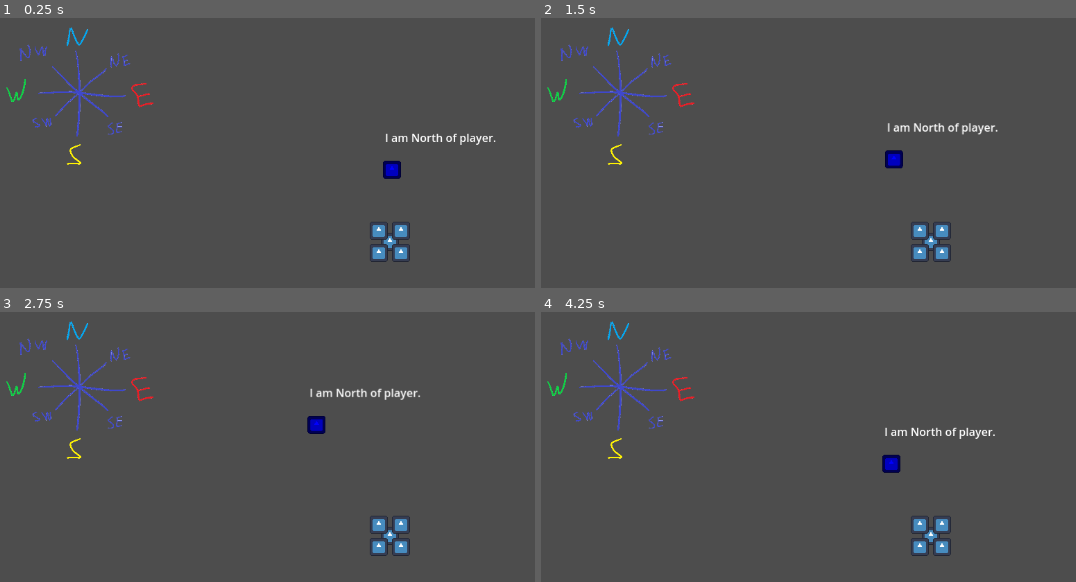
Above: before the commit, frames 1-4 (two rows, left to right).
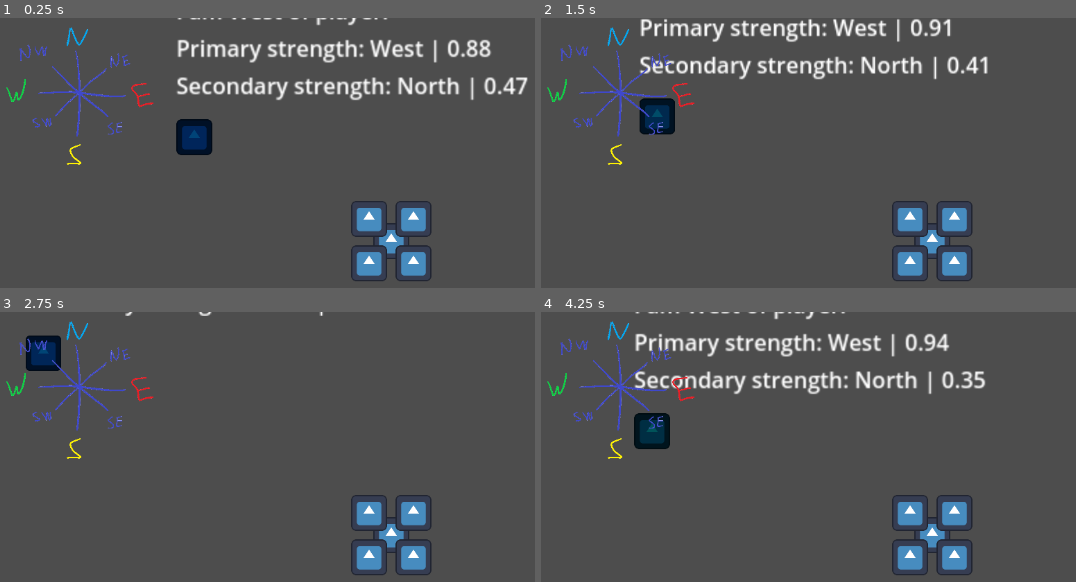
Above: after the commit, the same moments.

Repository: Noriclol/MathAssignment
Game: Godot game, scene res://Assignment/Assignment.tscn
Same seed, same stepped clock (60 frames per second), same inputs: the game is played once before the commit and once after it. Before the commit the project starts from res://Assignment1/Assignment1.tscn. The engine's default icon, where the game draws it, is replaced by a stand-in: a white triangle on a blue panel in a dark square.
Inputs:
- Up to frame 1 (0.25 s): no input
- Up to frame 2 (1.5 s): tap Enter at 0.5 s; hold Right (ui_right) 0.53-1.28 s; hold Down (ui_down) from 1.28 s (still down)
- Up to frame 3 (2.75 s): release Down (ui_down) at 2.03 s; hold Right (ui_right) from 2.03 s (still down)
- Up to frame 4 (4.25 s): release Right (ui_right) at 2.78 s; hold Up (ui_up) 2.78-3.53 s; hold Left (ui_left) from 3.53 s (still down)

The runs differ from the first frame. In frame 1, 8.4% of the frame differs, in the area x 32-99%, y 0-98%; in frame 2, 8.1%; in frame 3, 4.1%; in frame 4, 8.4%, in the area x 17-85%, y 0-98%.

Commit message:
Assignment 2: added smooth color transition to the color changes

Diff:
--- /dev/null
+++ b/Assignment/Assignment.tscn
@@ -0,0 +1,18 @@
+[gd_scene load_steps=3 format=3 uid="uid://xhgc7o2qe8a3"]
+
+[ext_resource type="PackedScene" uid="uid://cyyr0ybvkv05n" path="res://Assignment/Scenes/Player.tscn" id="1_afurc"]
+[ext_resource type="PackedScene" uid="uid://de1e4tfu7odtr" path="res://Assignment/Scenes/Enemy.tscn" id="2_anmxr"]
+
+[node name="Node2D" type="Node2D"]
+
+[node name="Player" parent="." instance=ExtResource("1_afurc")]
+position = Vector2(-2, -3)
+speed = 75
+
+[node name="Camera2D" type="Camera2D" parent="Player"]
+position = Vector2(-2, 1)
+zoom = Vector2(2, 2)
+
+[node name="Enemy" parent="." node_paths=PackedStringArray("player") instance=ExtResource("2_anmxr")]
+position = Vector2(-144, -78)
+player = NodePath("../Player")
--- /dev/null
+++ b/Assignment/Scenes/Enemy.tscn
@@ -0,0 +1,65 @@
+[gd_scene load_steps=11 format=3 uid="uid://de1e4tfu7odtr"]
+
+[ext_resource type="Script" path="res://Assignment/Scripts/Enemy.gd" id="1_1l7ve"]
+[ext_resource type="Texture2D" uid="uid://cx7dyqvqhofnn" path="res://icon.svg" id="2_hm5ek"]
+[ext_resource type="Script" path="res://Assignment/Scripts/StateMachine.gd" id="3_hcusy"]
+[ext_resource type="Script" path="res://Assignment/Scripts/states/position/StatePositionNorth.gd" id="4_den8c"]
+[ext_resource type="Script" path="res://Assignment/Scripts/states/position/StatePositionSouth.gd" id="5_7d36r"]
+[ext_resource type="Script" path="res://Assignment/Scripts/states/position/StatePositionWest.gd" id="6_ant3b"]
+[ext_resource type="Script" path="res://Assignment/Scripts/states/position/StatePositionEast.gd" id="7_ske81"]
+[ext_resource type="Script" path="res://Assignment/Scripts/states/position/StatePositionUndecided.gd" id="8_uq3gu"]
+[ext_resource type="PackedScene" uid="uid://ynxvarw4ox4o" path="res://Assignment/Scenes/InfoPanel.tscn" id="9_uj50r"]
+
+[sub_resource type="CircleShape2D" id="CircleShape2D_kv1qn"]
+radius = 14.0
+
+[node name="Enemy" type="Area2D"]
+script = ExtResource("1_1l7ve")
+
+[node name="Sprite2D" type="Sprite2D" parent="."]
+scale = Vector2(0.2, 0.2)
+texture = ExtResource("2_hm5ek")
+
+[node name="CollisionShape2D" type="CollisionShape2D" parent="."]
+shape = SubResource("CircleShape2D_kv1qn")
+
+[node name="StateMachine" type="Node" parent="." node_paths=PackedStringArray("start_state")]
+script = ExtResource("3_hcusy")
+start_state = NodePath("StatePositionUndecided")
+
+[node name="StatePositionNorth" type="Node" parent="StateMachine" node_paths=PackedStringArray("state_position_south", "state_position_west", "state_position_east")]
+script = ExtResource("4_den8c")
+state_position_south = NodePath("../StatePositionSouth")
+state_position_west = NodePath("../StatePositionWest")
+state_position_east = NodePath("../StatePositionEast")
+
+[node name="StatePositionSouth" type="Node" parent="StateMachine" node_paths=PackedStringArray("state_position_north", "state_position_west", "state_position_east")]
+script = ExtResource("5_7d36r")
+state_position_north = NodePath("../StatePositionNorth")
+state_position_west = NodePath("../StatePositionWest")
+state_position_east = NodePath("../StatePositionEast")
+
+[node name="StatePositionWest" type="Node" parent="StateMachine" node_paths=PackedStringArray("state_position_north", "state_position_south", "state_position_east")]
+script = ExtResource("6_ant3b")
+state_position_north = NodePath("../StatePositionNorth")
+state_position_south = NodePath("../StatePositionSouth")
+state_position_east = NodePath("../StatePositionEast")
+
+[node name="StatePositionEast" type="Node" parent="StateMachine" node_paths=PackedStringArray("state_position_north", "state_position_south", "state_position_west")]
+script = ExtResource("7_ske81")
+state_position_north = NodePath("../StatePositionNorth")
+state_position_south = NodePath("../StatePositionSouth")
+state_position_west = NodePath("../StatePositionWest")
+
+[node name="StatePositionUndecided" type="Node" parent="StateMachine" node_paths=PackedStringArray("state_position_north", "state_position_south", "state_position_west", "state_position_east")]
+script = ExtResource("8_uq3gu")
+state_position_north = NodePath("../StatePositionNorth")
+state_position_south = NodePath("../StatePositionSouth")
+state_position_west = NodePath("../StatePositionWest")
+state_position_east = NodePath("../StatePositionEast")
+
+[node name="InfoPanel" parent="." instance=ExtResource("9_uj50r")]
+offset_left = -13.0
+offset_top = -103.0
+offset_right = 50.0
+offset_bottom = -17.0
--- /dev/null
+++ b/Assignment/Scenes/InfoPanel.tscn
@@ -0,0 +1,31 @@
+[gd_scene load_steps=2 format=3 uid="uid://ynxvarw4ox4o"]
+
+[ext_resource type="Script" path="res://Assignment/Scripts/InfoPanel.gd" id="1_dq4ro"]
+
+[node name="InfoPanel" type="VBoxContainer"]
+anchors_preset = 4
+anchor_top = 0.5
+anchor_bottom = 0.5
+offset_top = -325.0
+offset_right = 63.0
+offset_bottom = -239.0
+grow_vertical = 2
+size_flags_horizontal = 0
+script = ExtResource("1_dq4ro")
+
+[node name="Label" type="Label" parent="."]
+layout_mode = 2
+text = "Info:"
+
+[node name="Label2" type="Label" parent="."]
+layout_mode = 2
+text = "position"
+
+[node name="Label3" type="Label" parent="."]
+layout_mode = 2
+text = "Info:"
+
+[node name="Label4" type="Label" parent="."]
+visible = false
+layout_mode = 2
+text = "Info:"
--- a/Assignment1/Scenes/Player.tscn
+++ b/Assignment/Scenes/Player.tscn
@@ -1,37 +1,37 @@
 [gd_scene load_steps=4 format=3 uid="uid://cyyr0ybvkv05n"]
 
-[ext_resource type="Script" path="res://Assignment1/Scripts/Player.gd" id="1_ftfqa"]
-[ext_resource type="Texture2D" uid="uid://cx7dyqvqhofnn" path="res://icon.svg" id="1_yuea1"]
+[ext_resource type="Script" path="res://Assignment/Scripts/Player.gd" id="1_evv61"]
+[ext_resource type="Texture2D" uid="uid://cx7dyqvqhofnn" path="res://icon.svg" id="2_flmt3"]
 
 [sub_resource type="CircleShape2D" id="CircleShape2D_kv1qn"]
 radius = 14.0
 
 [node name="Player" type="CharacterBody2D"]
-script = ExtResource("1_ftfqa")
+script = ExtResource("1_evv61")
 
 [node name="Sprite2D" type="Sprite2D" parent="."]
 scale = Vector2(0.2, 0.2)
-texture = ExtResource("1_yuea1")
+texture = ExtResource("2_flmt3")
 
 [node name="Sprite2D2" type="Sprite2D" parent="."]
 position = Vector2(16, -16)
 scale = Vector2(0.2, 0.2)
-texture = ExtResource("1_yuea1")
+texture = ExtResource("2_flmt3")
 
 [node name="Sprite2D3" type="Sprite2D" parent="."]
 position = Vector2(-16, -16)
 scale = Vector2(0.2, 0.2)
-texture = ExtResource("1_yuea1")
+texture = ExtResource("2_flmt3")
 
 [node name="Sprite2D4" type="Sprite2D" parent="."]
 position = Vector2(-16, 16)
 scale = Vector2(0.2, 0.2)
-texture = ExtResource("1_yuea1")
+texture = ExtResource("2_flmt3")
 
 [node name="Sprite2D5" type="Sprite2D" parent="."]
 position = Vector2(16, 16)
 scale = Vector2(0.2, 0.2)
-texture = ExtResource("1_yuea1")
+texture = ExtResource("2_flmt3")
 
 [node name="CollisionShape2D" type="CollisionShape2D" parent="."]
 shape = SubResource("CircleShape2D_kv1qn")
--- /dev/null
+++ b/Assignment/Scripts/Enemy.gd
@@ -0,0 +1,150 @@
+
+extends Node2D
+class_name Enemy
+
+@export var player : CharacterBody2D
+@onready var statemachine : StateMachine = $StateMachine
+@onready var info_panel : VBoxContainer = $InfoPanel
+
+@onready var object_sprite : Sprite2D = $Sprite2D
+
+var forward: float = 0
+var right: float = 0
+
+var relative_position_primary : Global.PlayerDirection
+var relative_position_secondary : Global.PlayerDirection
+
+var color_quadrant : Global.quadrant
+
+
+var color_north : Color = Color.BLUE
+var color_south : Color = Color.YELLOW
+var color_west : Color = Color.WEB_GREEN
+var color_east : Color = Color.RED
+
+const RAD2DEG = 180.0 / PI
+
+func _ready() -> void:
+	statemachine.init(self as Enemy)
+	info_panel.enemy = self
+
+
+func _process(delta: float) -> void:
+	_check_relative_position()
+	_set_primary()
+	_set_secondary()
+	#info_panel._update_info()
+
+	statemachine.process_frame(delta)
+	_set_sprite_color_adv()
+
+
+
+func _fetch_color(pos:Global.PlayerDirection) -> Color:
+	match pos:
+		Global.PlayerDirection.North:
+			return color_north
+		Global.PlayerDirection.South:
+			return color_south
+		Global.PlayerDirection.West:
+			return color_west
+		Global.PlayerDirection.East:
+			return color_east
+	return "null"
+
+
+func _set_sprite_color_adv() -> void:
+	var _strength_primary = _get_strength(relative_position_primary)
+	var strength_secondary = _get_strength(relative_position_secondary)
+
+	var finalColor = _fetch_color(relative_position_primary).lerp(_fetch_color(relative_position_secondary),clampf(strength_secondary, 0.0, 0.5))
+	object_sprite.modulate = finalColor
+
+func _round_to_decimal(val:float) -> float:
+	var stepsize = 0.01
+	return roundf(val / stepsize) * stepsize
+
+func _get_strength(pos:Global.PlayerDirection) -> float:
+	match pos:
+		Global.PlayerDirection.North:
+			return  _round_to_decimal(forward)
+		Global.PlayerDirection.South:
+			return -_round_to_decimal(forward)
+		Global.PlayerDirection.West:
+			return  _round_to_decimal(right)
+		Global.PlayerDirection.East:
+			return -_round_to_decimal(right)
+	return 0
+
+func _check_relative_position() -> void:
+	var direction_to_player = (player.global_position - global_position).normalized()
+	forward = direction_to_player.y
+	right = direction_to_player.x
+
+
+func _set_primary() -> void:
+	if absf(forward) > absf(right):
+		if forward > 0:
+			relative_position_primary = Global.PlayerDirection.North
+			return
+
+		if forward < 0:
+			relative_position_primary = Global.PlayerDirection.South
+			return
+	#right
+	else:
+		if right > 0:
+			relative_position_primary = Global.PlayerDirection.West
+			return
+
+		if right < 0:
+			relative_position_primary = Global.PlayerDirection.East
+			return
+	return
+
+
+
+func _set_secondary() -> void:
+	if relative_position_primary == Global.PlayerDirection.North or  relative_position_primary == Global.PlayerDirection.South:
+		if right > 0:
+			relative_position_secondary = Global.PlayerDirection.West
+			return
+		if right < 0:
+			relative_position_secondary = Global.PlayerDirection.East
+			return
+	elif relative_position_primary == Global.PlayerDirection.West or  relative_position_primary == Global.PlayerDirection.East:
+		if forward > 0:
+			relative_position_secondary = Global.PlayerDirection.North
+			return
+		if forward < 0:
+			relative_position_secondary = Global.PlayerDirection.South
+			return
+	pass
+
+
+func _set_quadrant()-> void:
+	pass
+
+func _set_enum() -> void:
+	# forward
+	if absf(forward) > absf(right):
+		if forward > 0:
+			relative_position_primary = Global.PlayerDirection.North
+			return
+		if forward == 0:
+			pass
+		if forward < 0:
+			relative_position_primary = Global.PlayerDirection.South
+			return
+
+	#right
+	else:
+		if right > 0:
+			relative_position_primary = Global.PlayerDirection.West
+
+			return
+		if right == 0:
+			pass
+		if right < 0:
+			relative_position_primary = Global.PlayerDirection.East
+			return
--- a/Assignment1/Scripts/InfoPanel.gd
+++ b/Assignment/Scripts/InfoPanel.gd
@@ -1,14 +1,16 @@
 extends Node
 
 @onready var relative_pos : Label = $Label
+@onready var primary : Label = $Label2
+@onready var secondary : Label = $Label3
 
 @onready var enemy : Enemy
 
-
 func _update_info() -> void:
 	if enemy != null:
-		relative_pos.text = "I am " + _enum_to_string(enemy.relative_position) + " of player."
-
+		relative_pos.text = "I am " + _enum_to_string(enemy.relative_position_primary) + " of player."
+		primary.text = "Primary strength: " + _enum_to_string(enemy.relative_position_primary) + " | " + str(enemy._get_strength(enemy.relative_position_primary))
+		secondary.text =  "Secondary strength: " + _enum_to_string(enemy.relative_position_secondary) + " | " + str(enemy._get_strength(enemy.relative_position_secondary))
 
 func _enum_to_string(pos:Global.PlayerDirection) -> String:
 	match pos:
@@ -23,6 +25,8 @@
 	return "null"
 
 
+
+
 # Called every frame. 'delta' is the elapsed time since the previous frame.
 func _process(delta: float) -> void:
 	_update_info()
--- a/Assignment1/Scripts/global.gd
+++ b/Assignment/Scripts/global.gd
@@ -9,3 +9,11 @@
 	West,
 	East,
 }
+
+enum quadrant
+{
+	first,
+	second,
+	third,
+	fourth
+}
--- a/Assignment1/Scripts/states/position/StatePositionSouth.gd
+++ b/Assignment/Scripts/states/position/StatePositionEast.gd
@@ -1,9 +1,10 @@
-class_name StatePositionSouth
+class_name StatePositionEast
 extends State
 
 @export var state_position_north : StatePositionNorth
+@export var state_position_south: StatePositionSouth
 @export var state_position_west : StatePositionWest
-@export var state_position_east : StatePositionEast
+
 
 func _ready() -> void:
 	pass
@@ -15,17 +16,22 @@
 func exit() -> void:
 	super()
 
-func process_frame(_delta:float) -> State:
-	match parent.relative_position:
+
+func _eval_state() -> State:
+	match parent.relative_position_primary:
 		Global.PlayerDirection.North:
 			return state_position_north
 		Global.PlayerDirection.South:
-			return self
+			return state_position_south
 		Global.PlayerDirection.West:
 			return state_position_west
 		Global.PlayerDirection.East:
-			return state_position_east
+			return self
 	return self
+
+
+func process_frame(_delta:float) -> State:
+	return _eval_state()
 
 func process_physics(_delta:float) -> State:
 	return null
--- a/Assignment1/Scripts/states/position/StatePositionNorth.gd
+++ b/Assignment/Scripts/states/position/StatePositionNorth.gd
@@ -16,7 +16,7 @@
 	super()
 
 func process_frame(_delta:float) -> State:
-	match parent.relative_position:
+	match parent.relative_position_primary:
 		Global.PlayerDirection.North:
 			return self
 		Global.PlayerDirection.South:
--- a/Assignment1/Scripts/states/position/StatePositionWest.gd
+++ b/Assignment/Scripts/states/position/StatePositionSouth.gd
@@ -1,8 +1,8 @@
-class_name StatePositionWest
+class_name StatePositionSouth
 extends State
 
-@export var state_position_north: StatePositionNorth
-@export var state_position_south: StatePositionSouth
+@export var state_position_north : StatePositionNorth
+@export var state_position_west : StatePositionWest
 @export var state_position_east : StatePositionEast
 
 func _ready() -> void:
@@ -16,13 +16,13 @@
 	super()
 
 func process_frame(_delta:float) -> State:
-	match parent.relative_position:
+	match parent.relative_position_primary:
 		Global.PlayerDirection.North:
 			return state_position_north
 		Global.PlayerDirection.South:
-			return state_position_south
+			return self
 		Global.PlayerDirection.West:
-			return self
+			return state_position_west
 		Global.PlayerDirection.East:
 			return state_position_east
 	return self
--- a/Assignment1/Scripts/states/position/StatePositionEast.gd
+++ b/Assignment/Scripts/states/position/StatePositionUndecided.gd
@@ -1,9 +1,10 @@
-class_name StatePositionEast
+class_name StatePositionUndecided
 extends State
 
 @export var state_position_north : StatePositionNorth
-@export var state_position_south: StatePositionSouth
+@export var state_position_south : StatePositionSouth
 @export var state_position_west : StatePositionWest
+@export var state_position_east : StatePositionEast
 
 func _ready() -> void:
 	pass
@@ -15,9 +16,8 @@
 func exit() -> void:
 	super()
 
-
-func _eval_state() -> State:
-	match parent.relative_position:
+func process_frame(_delta:float) -> State:
+	match parent.relative_position_primary:
 		Global.PlayerDirection.North:
 			return state_position_north
 		Global.PlayerDirection.South:
@@ -25,12 +25,8 @@
 		Global.PlayerDirection.West:
 			return state_position_west
 		Global.PlayerDirection.East:
-			return self
+			return state_position_east
 	return self
-
-
-func process_frame(_delta:float) -> State:
-	return _eval_state()
 
 func process_physics(_delta:float) -> State:
 	return null
--- a/Assignment1/Scripts/states/position/StatePositionUndecided.gd
+++ b/Assignment/Scripts/states/position/StatePositionWest.gd
@@ -1,9 +1,8 @@
-class_name StatePositionUndecided
+class_name StatePositionWest
 extends State
 
-@export var state_position_north : StatePositionNorth
-@export var state_position_south : StatePositionSouth
-@export var state_position_west : StatePositionWest
+@export var state_position_north: StatePositionNorth
+@export var state_position_south: StatePositionSouth
 @export var state_position_east : StatePositionEast
 
 func _ready() -> void:
@@ -17,13 +16,13 @@
 	super()
 
 func process_frame(_delta:float) -> State:
-	match parent.relative_position:
+	match parent.relative_position_primary:
 		Global.PlayerDirection.North:
 			return state_position_north
 		Global.PlayerDirection.South:
 			return state_position_south
 		Global.PlayerDirection.West:
-			return state_position_west
+			return self
 		Global.PlayerDirection.East:
 			return state_position_east
 	return self
--- a/Assignment1/Assignment1.tscn
+++ /dev/null
@@ -1,17 +0,0 @@
-[gd_scene load_steps=3 format=3 uid="uid://xhgc7o2qe8a3"]
-
-[ext_resource type="PackedScene" uid="uid://de1e4tfu7odtr" path="res://Assignment1/Scenes/Enemy.tscn" id="2_eb444"]
-[ext_resource type="PackedScene" uid="uid://cyyr0ybvkv05n" path="res://Assignment1/Scenes/Player.tscn" id="2_sr7i2"]
-
-[node name="Node2D" type="Node2D"]
-
-[node name="Player" parent="." instance=ExtResource("2_sr7i2")]
-position = Vector2(-2, -3)
-speed = 75
-
-[node name="Camera2D" type="Camera2D" parent="Player"]
-position = Vector2(-2, 1)
-
-[node name="Enemy" parent="." node_paths=PackedStringArray("player") instance=ExtResource("2_eb444")]
-position = Vector2(1, -107)
-player = NodePath("../Player")
--- a/Assignment1/Scenes/Enemy.tscn
+++ /dev/null
@@ -1,65 +0,0 @@
-[gd_scene load_steps=11 format=3 uid="uid://de1e4tfu7odtr"]
-
-[ext_resource type="Script" path="res://Assignment1/Scripts/Enemy.gd" id="1_bifq5"]
-[ext_resource type="Texture2D" uid="uid://cx7dyqvqhofnn" path="res://icon.svg" id="2_mm0jj"]
-[ext_resource type="Script" path="res://Assignment1/Scripts/StateMachine.gd" id="3_g58km"]
-[ext_resource type="PackedScene" uid="uid://ynxvarw4ox4o" path="res://Assignment1/Scenes/InfoPanel.tscn" id="3_m43d2"]
-[ext_resource type="Script" path="res://Assignment1/Scripts/states/position/StatePositionNorth.gd" id="5_ux3vb"]
-[ext_resource type="Script" path="res://Assignment1/Scripts/states/position/StatePositionSouth.gd" id="6_vv0vs"]
-[ext_resource type="Script" path="res://Assignment1/Scripts/states/position/StatePositionWest.gd" id="7_nksy5"]
-[ext_resource type="Script" path="res://Assignment1/Scripts/states/position/StatePositionEast.gd" id="8_fhnax"]
-[ext_resource type="Script" path="res://Assignment1/Scripts/states/position/StatePositionUndecided.gd" id="9_v1mcg"]
-
-[sub_resource type="CircleShape2D" id="CircleShape2D_kv1qn"]
-radius = 14.0
-
-[node name="Enemy" type="Area2D"]
-script = ExtResource("1_bifq5")
-
-[node name="Sprite2D" type="Sprite2D" parent="."]
-scale = Vector2(0.2, 0.2)
-texture = ExtResource("2_mm0jj")
-
-[node name="CollisionShape2D" type="CollisionShape2D" parent="."]
-shape = SubResource("CircleShape2D_kv1qn")
-
-[node name="InfoPanel" parent="." instance=ExtResource("3_m43d2")]
-offset_left = 39.0
-offset_top = -58.0
-offset_right = 102.0
-offset_bottom = 58.0
-
-[node name="StateMachine" type="Node" parent="." node_paths=PackedStringArray("start_state")]
-script = ExtResource("3_g58km")
-start_state = NodePath("StatePositionUndecided")
-
-[node name="StatePositionNorth" type="Node" parent="StateMachine" node_paths=PackedStringArray("state_position_south", "state_position_west", "state_position_east")]
-script = ExtResource("5_ux3vb")
-state_position_south = NodePath("../StatePositionSouth")
-state_position_west = NodePath("../StatePositionWest")
-state_position_east = NodePath("../StatePositionEast")
-
-[node name="StatePositionSouth" type="Node" parent="StateMachine" node_paths=PackedStringArray("state_position_north", "state_position_west", "state_position_east")]
-script = ExtResource("6_vv0vs")
-state_position_north = NodePath("../StatePositionNorth")
-state_position_west = NodePath("../StatePositionWest")
-state_position_east = NodePath("../StatePositionEast")
-
-[node name="StatePositionWest" type="Node" parent="StateMachine" node_paths=PackedStringArray("state_position_north", "state_position_south", "state_position_east")]
-script = ExtResource("7_nksy5")
-state_position_north = NodePath("../StatePositionNorth")
-state_position_south = NodePath("../StatePositionSouth")
-state_position_east = NodePath("../StatePositionEast")
-
-[node name="StatePositionEast" type="Node" parent="StateMachine" node_paths=PackedStringArray("state_position_north", "state_position_south", "state_position_west")]
-script = ExtResource("8_fhnax")
-state_position_north = NodePath("../StatePositionNorth")
-state_position_south = NodePath("../StatePositionSouth")
-state_position_west = NodePath("../StatePositionWest")
-
-[node name="StatePositionUndecided" type="Node" parent="StateMachine" node_paths=PackedStringArray("state_position_north", "state_position_south", "state_position_west", "state_position_east")]
-script = ExtResource("9_v1mcg")
-state_position_north = NodePath("../StatePositionNorth")
-state_position_south = NodePath("../StatePositionSouth")
-state_position_west = NodePath("../StatePositionWest")
-state_position_east = NodePath("../StatePositionEast")
--- a/Assignment1/Scenes/InfoPanel.tscn
+++ /dev/null
@@ -1,30 +0,0 @@
-[gd_scene load_steps=2 format=3 uid="uid://ynxvarw4ox4o"]
-
-[ext_resource type="Script" path="res://Assignment1/Scripts/InfoPanel.gd" id="1_f5j18"]
-
-[node name="InfoPanel" type="VBoxContainer"]
-anchors_preset = 15
-anchor_right = 1.0
-anchor_bottom = 1.0
-grow_horizontal = 2
-grow_vertical = 2
-script = ExtResource("1_f5j18")
-
-[node name="Label" type="Label" parent="."]
-layout_mode = 2
-text = "Info:"
-
-[node name="Label2" type="Label" parent="."]
-visible = false
-layout_mode = 2
-text = "position"
-
-[node name="Label3" type="Label" parent="."]
-visible = false
-layout_mode = 2
-text = "Info:"
-
-[node name="Label4" type="Label" parent="."]
-visible = false
-layout_mode = 2
-text = "Info:"
--- a/Assignment1/Scripts/Enemy.gd
+++ /dev/null
@@ -1,69 +0,0 @@
-
-extends Node2D
-class_name Enemy
-
-@export var player : CharacterBody2D
-@onready var statemachine : StateMachine = $StateMachine
-@onready var info_panel : VBoxContainer = $InfoPanel
-
-@onready var object_sprite : Sprite2D = $Sprite2D
-
-var forward: float = 0
-var right: float = 0
-
-var relative_position : Global.PlayerDirection
-
-
-func _ready() -> void:
-	statemachine.init(self as Enemy)
-	info_panel.enemy = self
-
-
-func _process(delta: float) -> void:
-	_check_relative_position()
-	_set_enum()
-
-	statemachine.process_frame(delta)
-	_set_sprite_color()
-
-
-func _set_sprite_color() -> void:
-	if statemachine.current_state is StatePositionNorth:
-		object_sprite.modulate = Color.BLUE
-	if statemachine.current_state is StatePositionEast:
-		object_sprite.modulate = Color.RED
-	if statemachine.current_state is StatePositionWest:
-		object_sprite.modulate = Color.WEB_GREEN
-	if statemachine.current_state is StatePositionSouth:
-		object_sprite.modulate = Color.YELLOW
-
-func _set_enum() -> void:
-	# forward
-	if absf(forward) > absf(right):
-		if forward > 0:
-			relative_position = Global.PlayerDirection.North
-			return
-		if forward == 0:
-			pass
-		if forward < 0:
-			relative_position = Global.PlayerDirection.South
-			return
-
-	#right
-	else:
-		if right > 0:
-			relative_position = Global.PlayerDirection.West
-
-			return
-		if right == 0:
-			pass
-		if right < 0:
-			relative_position = Global.PlayerDirection.East
-			return
-	info_panel._update_info()
-
-func _check_relative_position() -> void:
-	var direction_to_player = (player.global_position - global_position).normalized()
-
-	forward = direction_to_player.y
-	right = direction_to_player.x
--- a/project.godot
+++ b/project.godot
@@ -11,11 +11,11 @@
 [application]
 
 config/name="MathAssignment"
-run/main_scene="res://Assignment1/Assignment1.tscn"
+run/main_scene="res://Assignment/Assignment.tscn"
 config/features=PackedStringArray("4.1", "Forward Plus")
 config/icon="res://icon.svg"
 
 [autoload]
 
-Globals="*res://Assignment1/Scripts/global.gd"
-UI="*res://Assignment1/Scenes/canvas_layer.tscn"
+Globals="*res://Assignment/Scripts/global.gd"
+UI="*res://Assignment/Scenes/canvas_layer.tscn"
Not shown: 2 places in Assignment/Scenes/canvas_layer.tscn that only renumber resources
Renamed: Assignment1/Scripts/Player.gd -> Assignment/Scripts/Player.gd
Renamed: Assignment1/Scripts/State.gd -> Assignment/Scripts/State.gd
Renamed: Assignment1/Scripts/StateMachine.gd -> Assignment/Scripts/StateMachine.gd
Renamed: Assignment1/Scripts/states/visibility/StateVisibilityObscured.gd -> Assignment/Scripts/states/visibility/StateVisibilityObscured.gd
Renamed: Assignment1/Scripts/states/visibility/StateVisibilitySeen.gd -> Assignment/Scripts/states/visibility/StateVisibilitySeen.gd
Not shown, added: Assignment/AssB7E.tmp
Not shown, added: Assignment/AssC390.tmp
Not shown, added: Assignment/AssE7F4.tmp
Not shown, added: Assignment/Scenes/Ene9C90.tmp
Not shown, added: Assignment/Scenes/Inf519E.tmp
Not shown, added: Assignment/Scenes/Inf7B0E.tmp
(and 1 more such lines)
